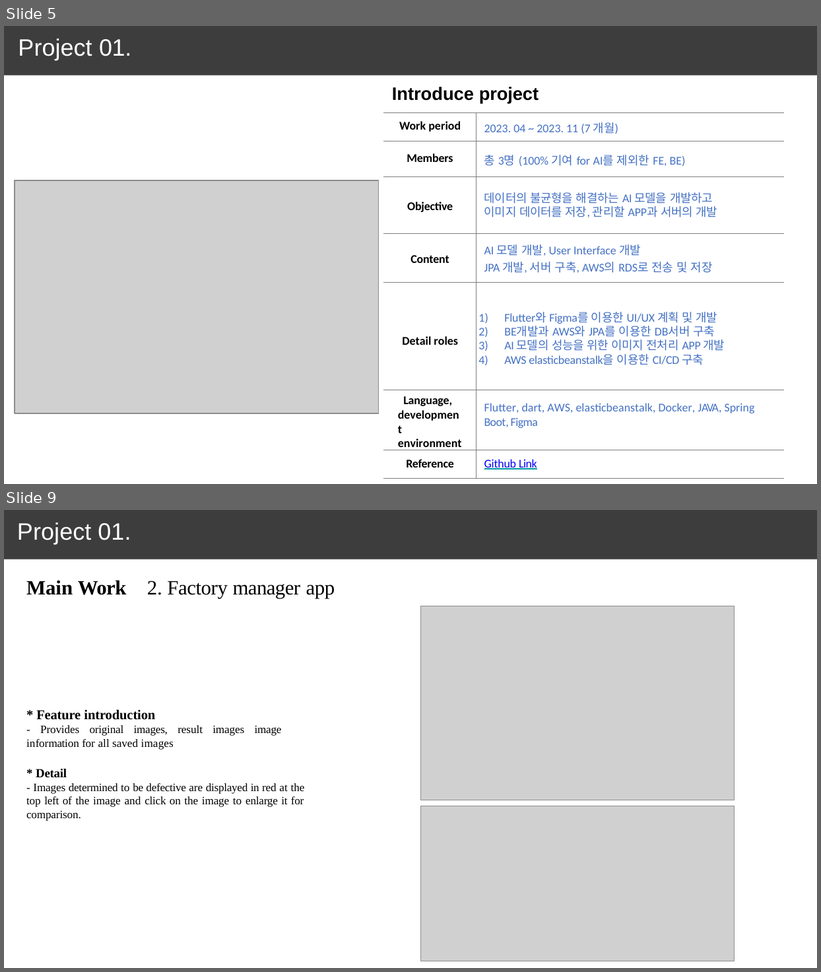
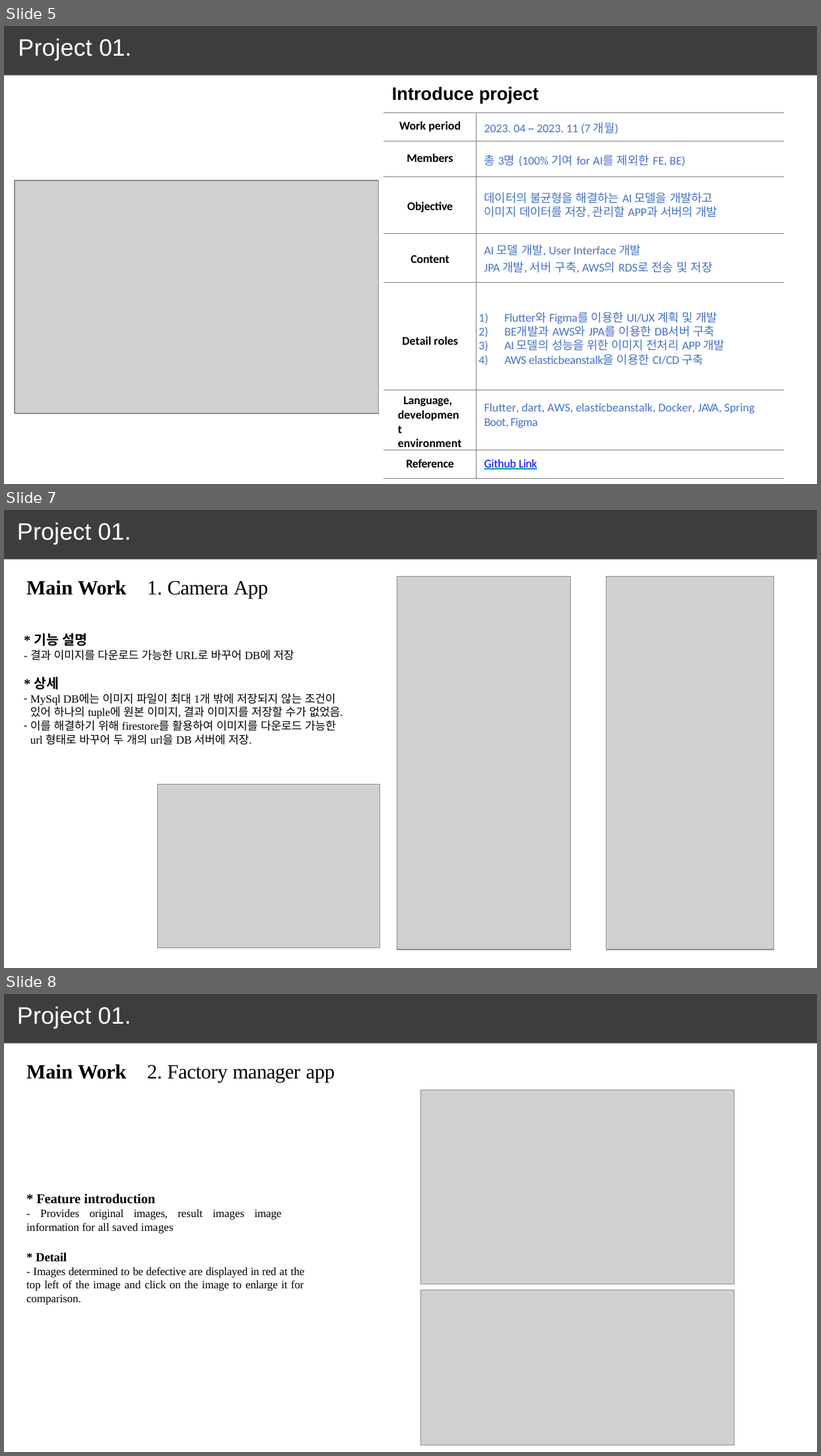
Before and after one commit to June222/June222.github.io, a slide deck: porfolio_kangjunwoo-010-5495-4551.pptx. Shown one above the other, each under a label of ours: slides 5 and 9 before the commit, slides 5, 7 and 8 after it; the slides between them are not shown. The pictures are 821x972 and 821x1456 pixels, drawn with LibreOffice and Linux fonts; fonts in the diff are those of the drawing; grey boxes stand for pictures. Boxes give left, top, right and bottom in pixels: in the first picture for what was removed or moved away, otherwise in the second. Text is boxed around its words. In the diff, an @@ line names an element or a change of style, - is before the commit and + after.

Commit message:
camera app 설명추가
firestore 내용도 추가함

```diff
--- a/porfolio_kangjunwoo-010-5495-4551.pptx
+++ b/porfolio_kangjunwoo-010-5495-4551.pptx
@@ slide 7 added at box(4, 510, 817, 968), background #FFFFFF; not listed: 1 template element that a slide beside it also shows @@
@@ title added at box(17, 523, 131, 544), 21 pt, text #FFFFFF @@
+Project 01.
@@ text added at box(26, 580, 127, 595), 18 pt, text #000000, bold @@
+Main Work
@@ text added at box(147, 581, 268, 598), 18 pt, text #000000 @@
+1. Camera App
@@ picture added at box(397, 577, 570, 950) @@
@@ picture added at box(607, 577, 775, 950) @@
@@ text added at box(30, 633, 343, 745), 10 pt, text #000000 @@
+* 기능 설명
+- 결과 이미지를 다운로드 가능한 URL로 바꾸어 DB에 저장
+* 상세
+– MySql DB에는 이미지 파일이 최대 1개 밖에 저장되지 않는 조건이 있어 하나의 tuple에 원본 이미지, 결과 이미지를 저장할 수가 없었음.
+– 이를 해결하기 위해 firestore를 활용하여 이미지를 다운로드 가능한 url 형태로 바꾸어 두 개의 url을 DB 서버에 저장.
@@ picture added at box(158, 784, 380, 948) @@
@@ what was slide 9 is now slide 8 @@
```
Also in this commit, not shown: 1 other slide added, 3 slides removed.
